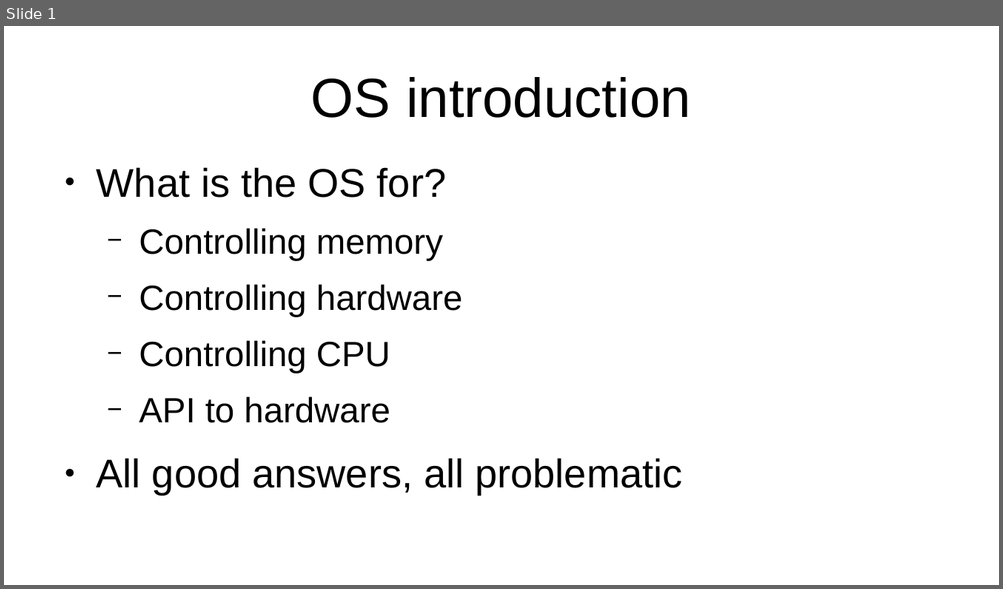
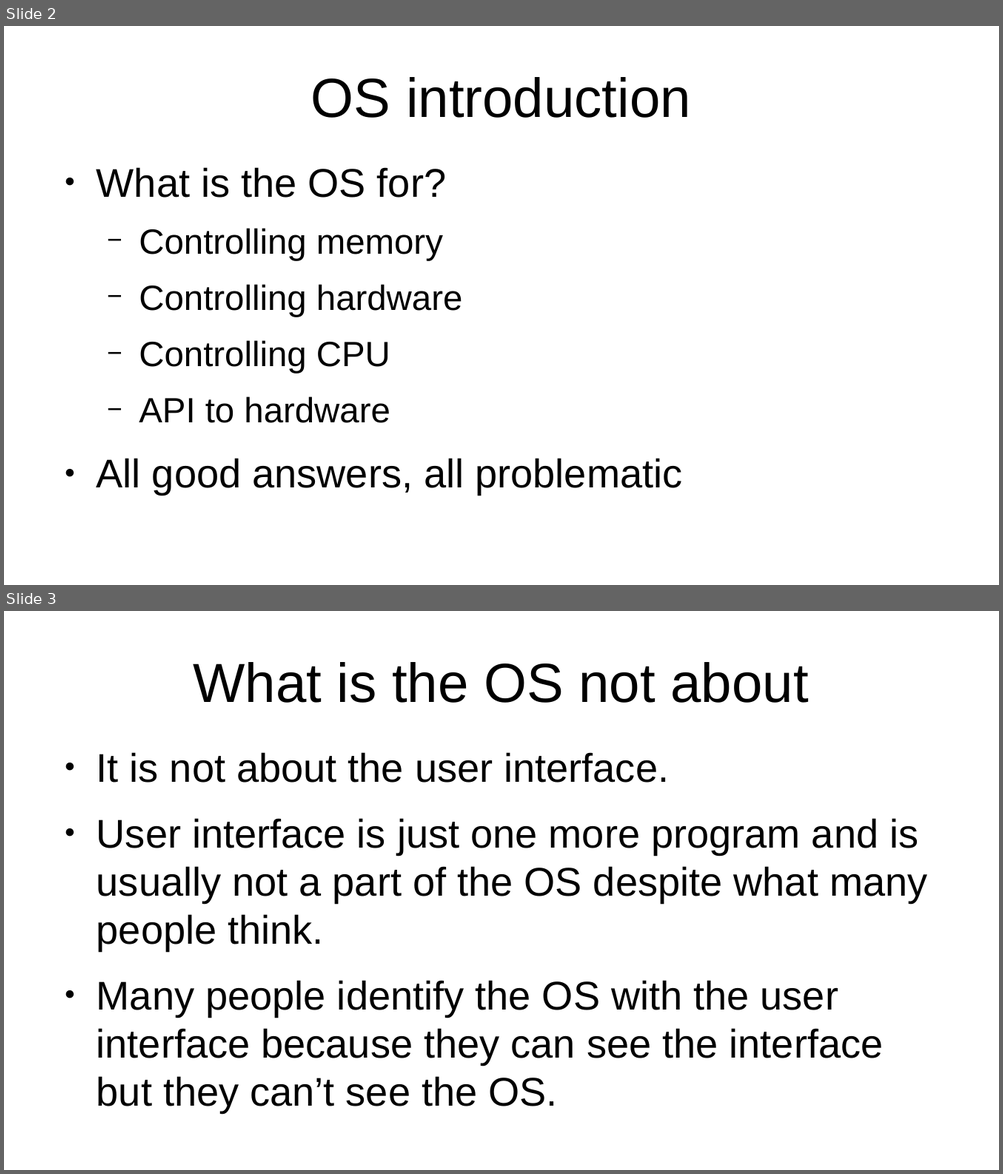
Before and after one commit to veltzer/teaching-slides, a slide deck: odp/os_basics.odp. Shown one above the other, each under a label of ours: slide 1 before the commit, slides 2 and 3 after it. The pictures are 1003x589 and 1003x1174 pixels, drawn with LibreOffice and Linux fonts; fonts in the diff are those of the drawing. Boxes give left, top, right and bottom in pixels: in the first picture for what was removed or moved away, otherwise in the second. Text is boxed around its words. In the diff, an @@ line names an element or a change of style, - is before the commit and + after.

```diff
--- a/odp/os_basics.odp
+++ b/odp/os_basics.odp
@@ slide 3 added at (4, 611, 999, 1170), background #FFFFFF @@
@@ title added at (193, 662, 808, 703), 44 pt, text #000000 @@
+What is the OS not about
@@ text added at (96, 752, 927, 1113), 32 pt, text #000000 @@
+● It is not about the user interface.
+● User interface is just one more program and is usually not a part of the OS despite what many people think.
+● Many people identify the OS with the user interface because they can see the interface but they can’t see the OS.
@@ what was slide 1 is now slide 2 @@
```
Also in this commit, not shown: 2 slides changed, 5 other slides added.
